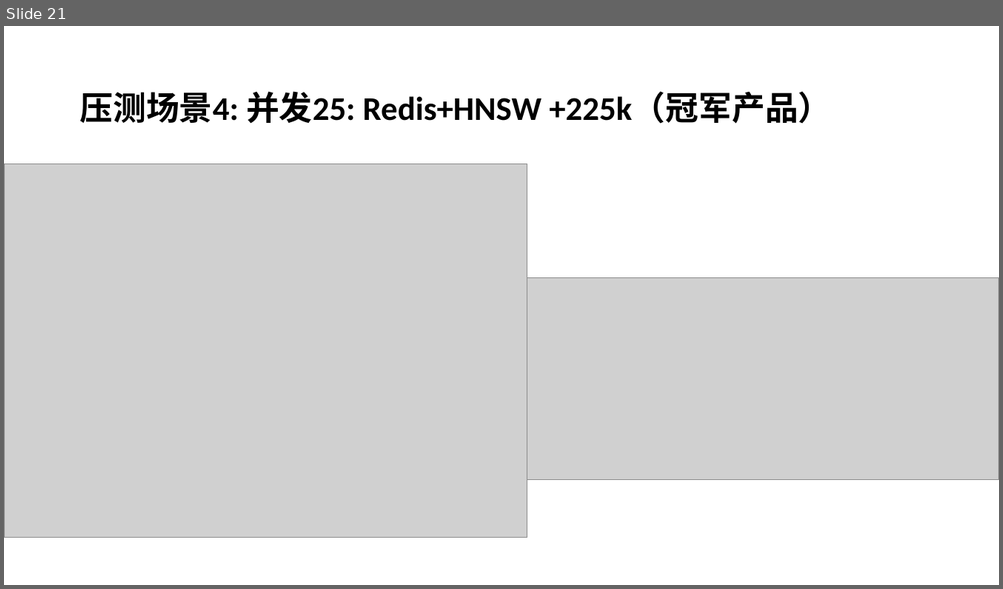
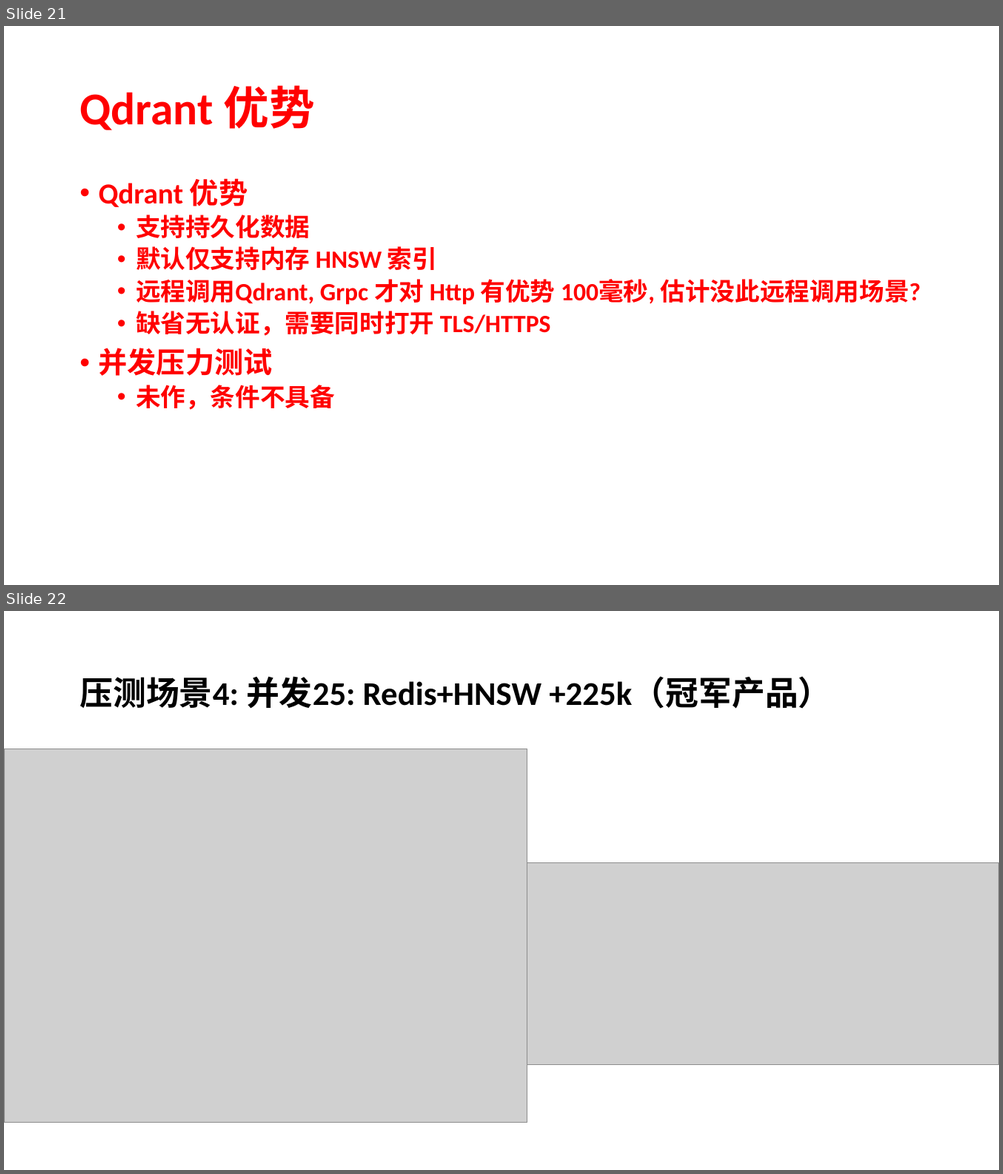
Before and after one commit to AwesomeYuer/PostgreSQL.PgVector.Performance, a slide deck: Vector.DataBases.And.Performance.Awesome.Yuer.pptx. Shown one above the other, each under a label of ours: slide 21 before the commit, slides 21 and 22 after it. The pictures are 1003x589 and 1003x1174 pixels, drawn with LibreOffice and Linux fonts; fonts in the diff are those of the drawing; grey boxes stand for pictures. Boxes give left, top, right and bottom in pixels: in the first picture for what was removed or moved away, otherwise in the second. Text is boxed around its words. In the diff, an @@ line names an element or a change of style, - is before the commit and + after.

```diff
--- a/Vector.DataBases.And.Performance.Awesome.Yuer.pptx
+++ b/Vector.DataBases.And.Performance.Awesome.Yuer.pptx
@@ slide 21 added at (x1=4, y1=26, x2=999, y2=585), background #FFFFFF @@
@@ title added at (x1=79, y1=85, x2=315, y2=130), 44 pt, text #FF0000, bold @@
+Qdrant 优势
@@ text added at (x1=99, y1=178, x2=921, y2=410), 24 pt, text #FF0000, bold @@
+• Qdrant 优势
+  • 支持持久化数据
+  • 默认仅支持内存 HNSW 索引
+  • 远程调用Qdrant, Grpc 才对 Http 有优势 100毫秒, 估计没此远程调用场景?
+  • 缺省无认证，需要同时打开 TLS/HTTPS
+• 并发压力测试
+  • 未作，条件不具备
@@ what was slide 21 is now slide 22 @@
```
Also in this commit, not shown: 1 slide changed.
